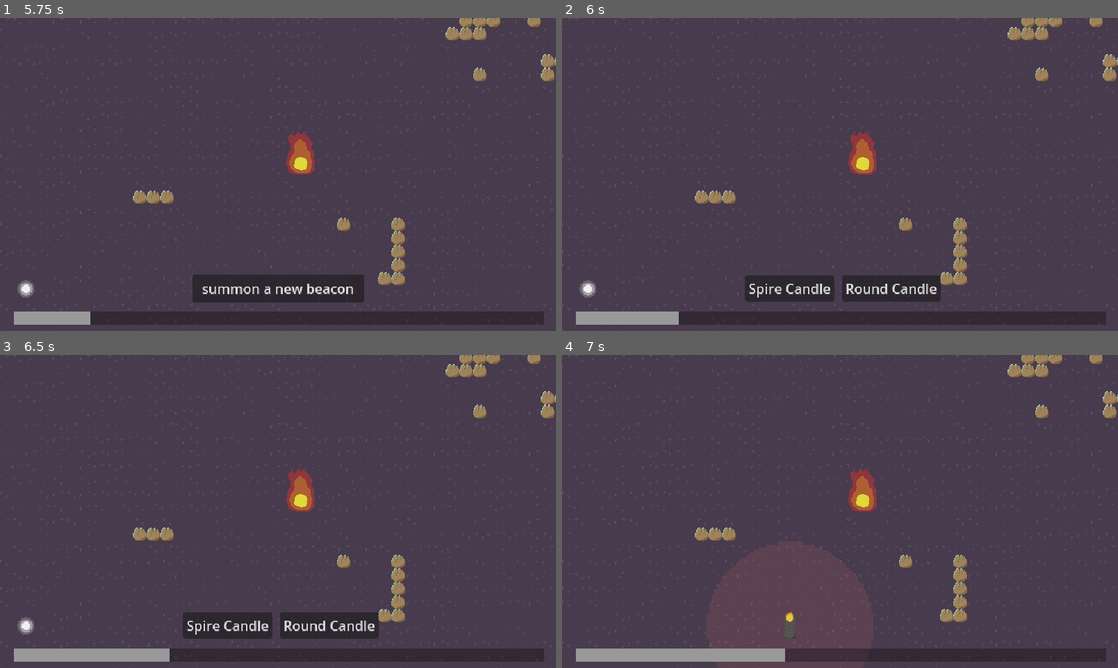
Above: before the commit, frames 1-4 (two rows, left to right).
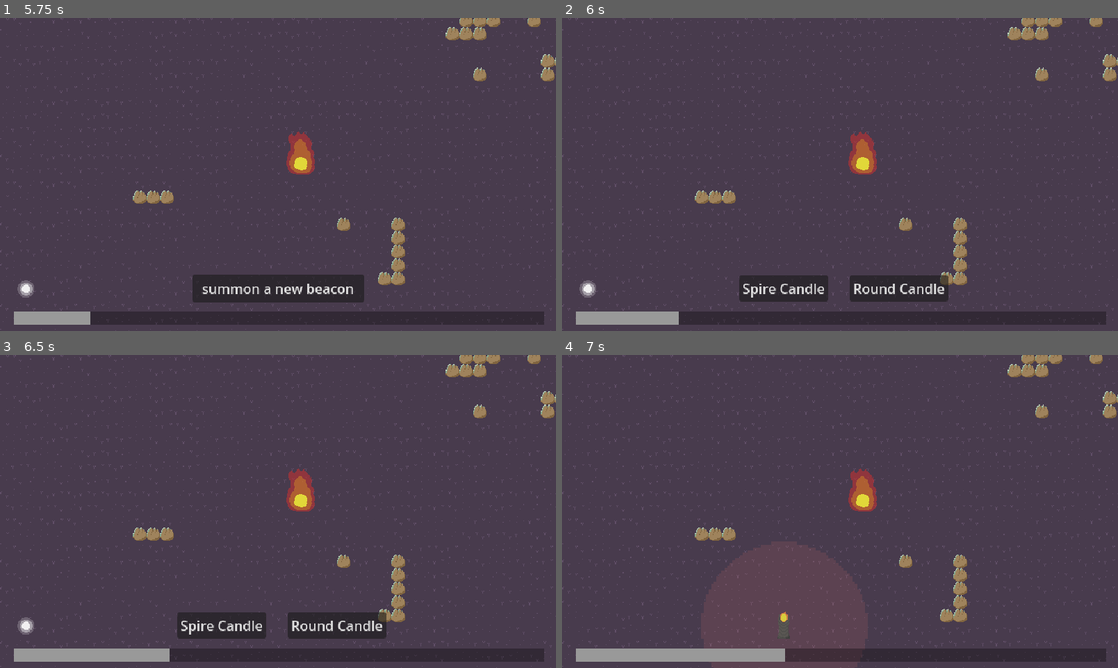
Above: after the commit, the same moments.

Repository: sushitoad/tower-defense-prototype
Game: Godot game, scene res://scenes/test_scene.tscn
The game is run twice, just before and just after one commit, with the same random seed, the same clock (stepped at 60 frames per second) and the same inputs.
Inputs (mouse positions are in pixels of both pictures, inside the frame that each line leads up to):
- Up to frame 1 (5.75 s): move the mouse to (400, 158) at 0.52 s; tap S (CameraDown) at 0.6, 4.35 s; move the mouse to (166, 190) at 1.27 s; tap A (CameraLeft) at 1.35, 5.1 s; move the mouse to (333, 105) at 2.02 s; tap D (CameraRight) at 2.1 s; move the mouse to (250, 237) at 2.77 s; tap W (CameraUp) at 2.85 s; move the mouse to (444, 221) at 3.52 s; click (444, 221) at 3.6 s; move the mouse to (111, 127) at 4.27 s; move the mouse to (305, 174) at 5.02 s
- Up to frame 2 (6 s): click "summon a new beacon" at 5.75 s
- Up to frame 3 (6.5 s): no input
- Up to frame 4 (7 s): click "Spire Candle" at 6.5 s

Frame 1 is identical in both runs. In frame 2, 1.0% of the frame differs, in the area x 31-70%, y 82-91%; in frame 3, 1.0%; in frame 4, less than 0.1%.

Commit message:
draft buttons fully working

Diff:
--- a/scenes/build_ui.tscn
+++ b/scenes/build_ui.tscn
@@ -48,8 +48,36 @@
 grow_horizontal = 2
 grow_vertical = 0
 script = ExtResource("2_r2a2q")
-draftedButtonPositons = [NodePath("BasicTowerButton"), NodePath("ChargeTowerButton")]
+draftedButtonPositons = [NodePath("DraftPosition1"), NodePath("DraftPosition2")]
 metadata/_edit_use_anchors_ = true
+
+[node name="DraftPosition1" type="Control" parent="CanvasLayer/DraftButtonManager"]
+layout_mode = 1
+anchors_preset = 7
+anchor_left = 0.5
+anchor_top = 1.0
+anchor_right = 0.5
+anchor_bottom = 1.0
+offset_left = -119.0
+offset_top = -66.0
+offset_right = -14.0
+offset_bottom = -35.0
+grow_horizontal = 2
+grow_vertical = 0
+
+[node name="DraftPosition2" type="Control" parent="CanvasLayer/DraftButtonManager"]
+layout_mode = 1
+anchors_preset = 7
+anchor_left = 0.5
+anchor_top = 1.0
+anchor_right = 0.5
+anchor_bottom = 1.0
+offset_left = 11.0
+offset_top = -66.0
+offset_right = 127.0
+offset_bottom = -35.0
+grow_horizontal = 2
+grow_vertical = 0
 
 [node name="DraftButton" type="Button" parent="CanvasLayer/DraftButtonManager"]
 visible = false
--- a/scripts/draft_button_manager.gd
+++ b/scripts/draft_button_manager.gd
@@ -25,7 +25,10 @@
 func ShowBeaconButtons():
 	var count: int = 0
 	for button in currentBeaconButtonSet:
+		#print(currentBeaconButtonSet)
 		button.position = draftedButtonPositons[count].position
+		print(draftedButtonPositons[count].position)
+		print(count)
 		button.visible = true
 		count += 1
 		#this part isn't working, check the formatting of the ui elements and see if
@@ -56,7 +59,7 @@
 		var button: Button = find_child(beacon.name)
 		buttonsToShow.append(button)
 	currentBeaconButtonSet = buttonsToShow.duplicate(true)
-	print(currentBeaconButtonSet)
+
 		#so what if there was an array of buttons that was empty, but this populated them
 		#and then show beacon buttons
 
Not shown: 1 places in scenes/build_ui.tscn that only renumber resources
